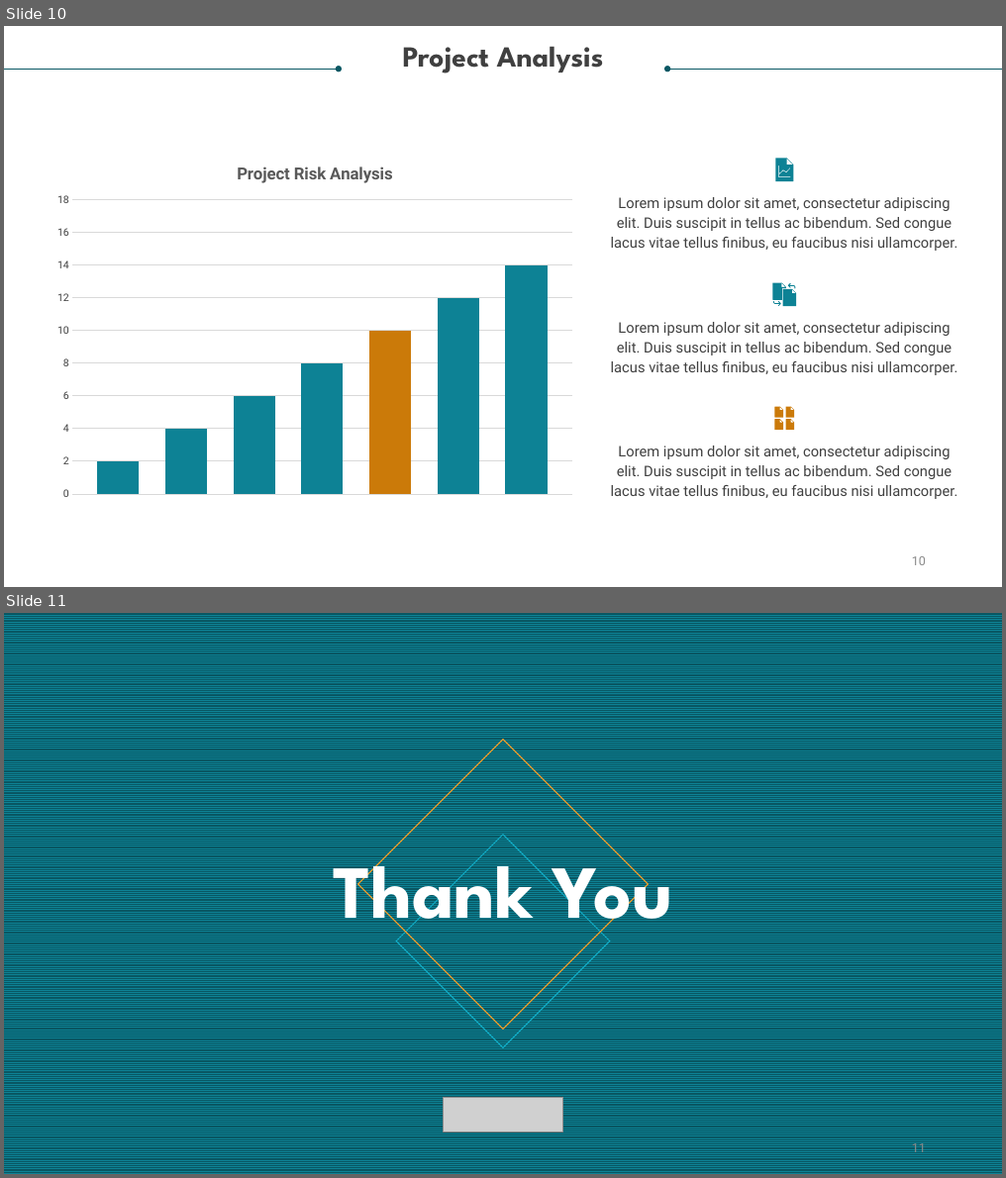
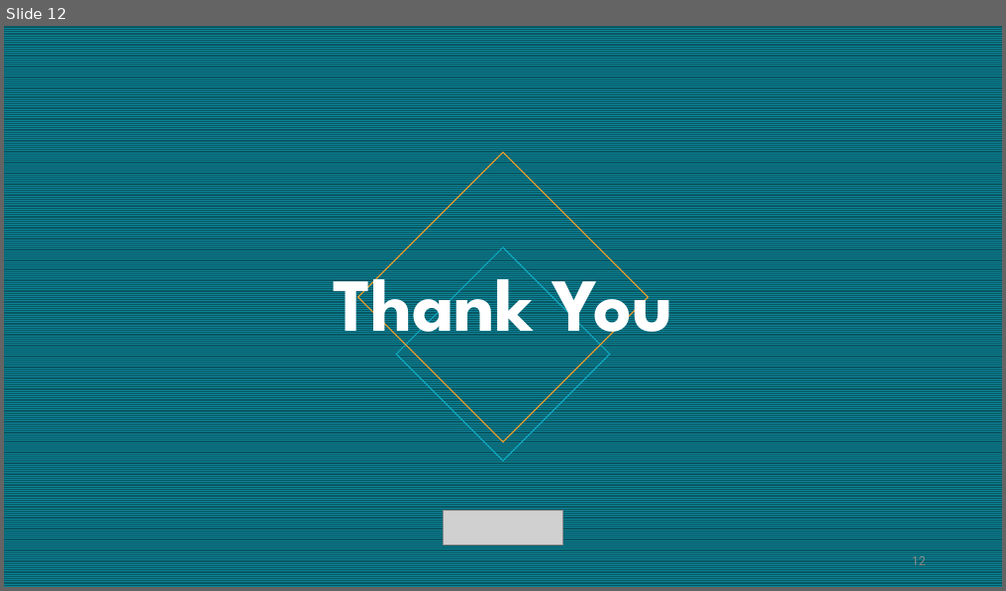
Before and after one commit to the-kool-sk/AndroidArchitectureComponents_Demo, a slide deck: Model – View - View Model.pptx. Shown one above the other, each under a label of ours: slides 10 and 11 before the commit, slide 12 after it. The pictures are 1006x1178 and 1006x591 pixels, drawn with LibreOffice and Linux fonts; fonts in the diff are those of the drawing; grey boxes stand for pictures. Boxes give left, top, right and bottom in pixels: in the first picture for what was removed or moved away, otherwise in the second. Text is boxed around its words. In the diff, an @@ line names an element or a change of style, - is before the commit and + after.

```diff
--- a/Model – View - View Model.pptx
+++ b/Model – View - View Model.pptx
@@ slide 10 removed at (4,26,1002,587), background #FFFFFF @@
@@ text removed at (403,46,604,74) @@
-Project Analysis
@@ arrow removed from (4, 69) to (339, 69) @@
@@ arrow removed from (1002, 69) to (667, 69) @@
@@ column chart removed at (47,150,583,507) @@
-title "Project Risk Analysis "
-categories: 1
-Series 1: 2
-Series 2: 4
-Series 3: 6
-Series 4: 8
-Series 5: 10
-Series 6: 12
-Series 7: 14
@@ freeform shape removed at (776,159,794,181) @@
@@ text removed at (611,197,957,251) @@
-Lorem ipsum dolor sit amet, consectetur adipiscing elit. Duis suscipit in tellus ac bibendum. Sed congue lacus vitae tellus finibus, eu faucibus nisi ullamcorper.
@@ group removed at (773,282,797,307): 4 freeform shapes @@
@@ text removed at (611,322,957,375) @@
-Lorem ipsum dolor sit amet, consectetur adipiscing elit. Duis suscipit in tellus ac bibendum. Sed congue lacus vitae tellus finibus, eu faucibus nisi ullamcorper.
@@ group removed at (775,407,794,430): 4 freeform shapes @@
@@ text removed at (611,446,957,499) @@
-Lorem ipsum dolor sit amet, consectetur adipiscing elit. Duis suscipit in tellus ac bibendum. Sed congue lacus vitae tellus finibus, eu faucibus nisi ullamcorper.
@@ page number removed at (912,557,926,566) @@
-10
@@ what was slide 11 is now slide 12 @@
@@ page number at (912,555,926,569): text changed @@
-11
+12
```
Also in this commit, not shown: 4 slides changed, 5 slides added, 4 other slides removed.
